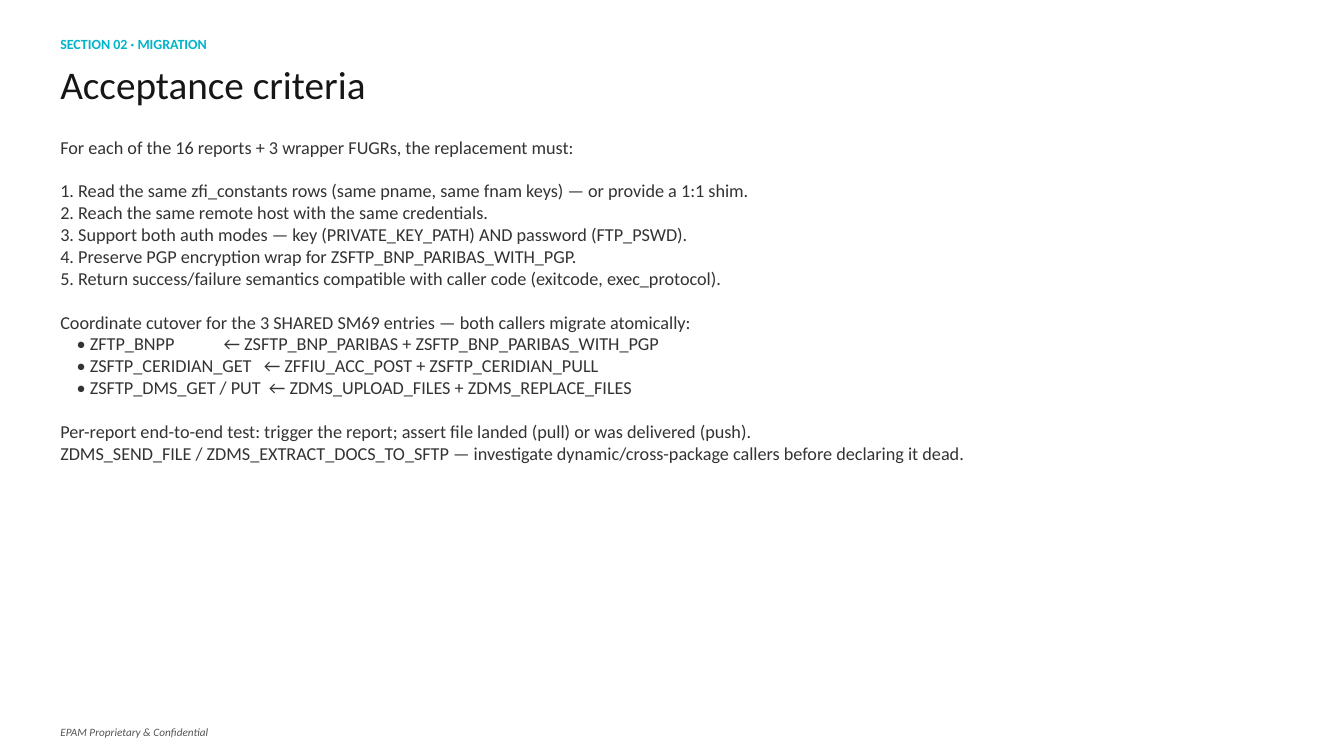
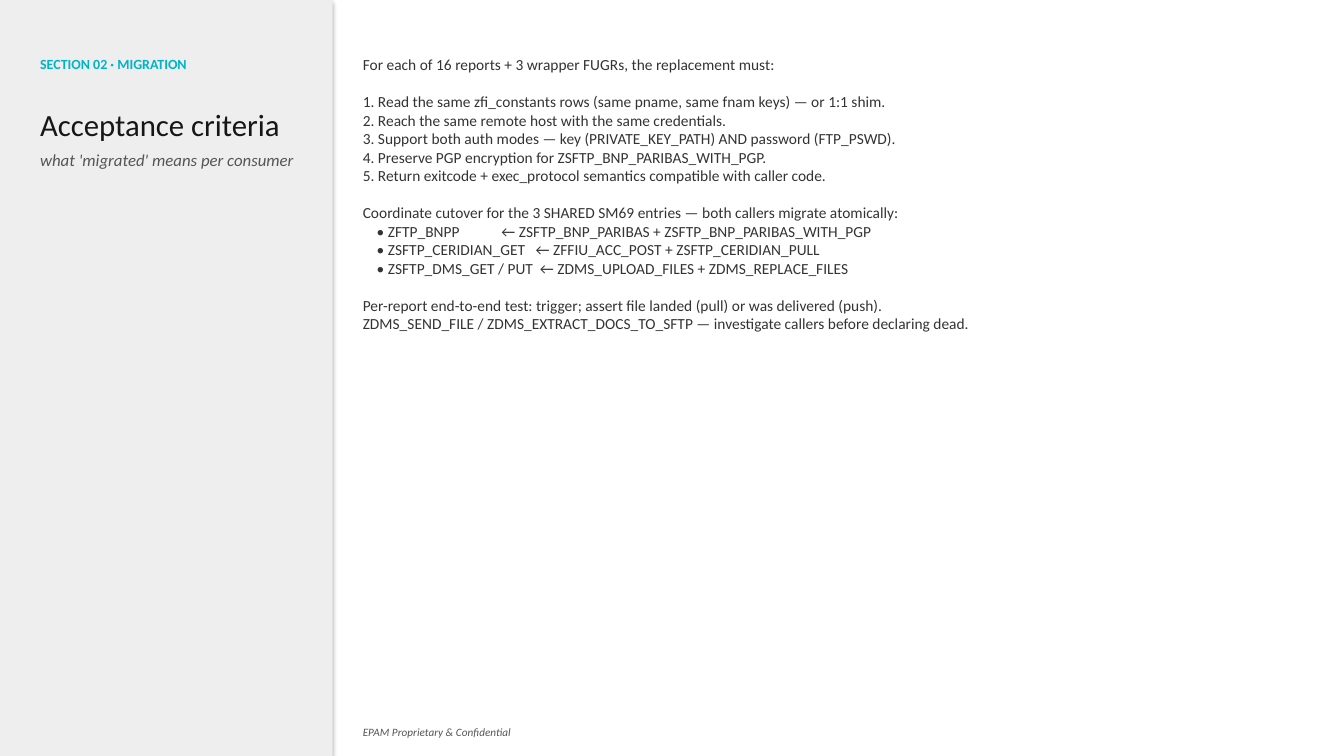
Before and after one commit to fr0ster/cloud-llm-hub, a slide deck: slide 10 of docs/tutorials/codebase-analysis/examples/report.pptx. Drawn at 1344x756 pixels with LibreOffice and Linux fonts; fonts in the diff are those of the drawing. Boxes give left, top, right and bottom in pixels: in the first picture for what was removed or moved away, otherwise in the second. Text is boxed around its words. In the diff, an @@ line names an element or a change of style, - is before the commit and + after.

```diff
--- a/docs/tutorials/codebase-analysis/examples/report.pptx
+++ b/docs/tutorials/codebase-analysis/examples/report.pptx
@@ rectangle added at box(0, 0, 333, 756), fill #EEEEEE @@
@@ text "SECTION 02 · MIGRATION": place and size @@
-text "SECTION 02 · MIGRATION" at box(60, 39, 207, 49)
+text "SECTION 02 · MIGRATION" at box(40, 60, 186, 69)
@@ text "For each of 16 reports ...": place and size @@
-text "For each of 16 reports ..." at box(60, 141, 963, 463)
+text "For each of 16 reports ..." at box(363, 59, 968, 332)
@@ text at box(363, 59, 885, 110): text changed; size 13 to 11 pt @@
-For each of the 16 reports + 3 wrapper FUGRs, the replacement must:
-1. Read the same zfi_constants rows (same pname, same fnam keys) — or provide a 1:1 shim.
+For each of 16 reports + 3 wrapper FUGRs, the replacement must:
+1. Read the same zfi_constants rows (same pname, same fnam keys) — or 1:1 shim.
@@ text removed at box(60, 72, 366, 106) @@
-Acceptance criteria
@@ text added at box(40, 115, 293, 169), 12 pt, text #555555, italic @@
+Acceptance criteria
+what 'migrated' means per consumer
@@ text at box(363, 115, 898, 276): size 13 to 11 pt in "2. Reach the same remote host with ...", "3. Support both auth modes — key ...", "Coordinate cutover for the 3 SHARED SM69 ...", "• ZFTP_BNPP ← ZSFTP_BNP_PARIBAS + ZSFTP_BNP_PARIBAS_WITH_PGP" and 2 more places @@
@@ text at box(363, 152, 826, 184): text changed; size 13 to 11 pt @@
-4. Preserve PGP encryption wrap for ZSFTP_BNP_PARIBAS_WITH_PGP.
-5. Return success/failure semantics compatible with caller code (exitcode, exec_protocol).
+4. Preserve PGP encryption for ZSFTP_BNP_PARIBAS_WITH_PGP.
+5. Return exitcode + exec_protocol semantics compatible with caller code.
@@ text at box(363, 300, 968, 332): text changed; size 13 to 11 pt @@
-Per-report end-to-end test: trigger the report; assert file landed (pull) or was delivered (push).
-ZDMS_SEND_FILE / ZDMS_EXTRACT_DOCS_TO_SFTP — investigate dynamic/cross-package callers before declaring it dead.
+Per-report end-to-end test: trigger; assert file landed (pull) or was delivered (push).
+ZDMS_SEND_FILE / ZDMS_EXTRACT_DOCS_TO_SFTP — investigate callers before declaring dead.
@@ text "EPAM Proprietary & Confidential": place and size @@
-text "EPAM Proprietary & Confidential" at box(60, 728, 208, 738)
+text "EPAM Proprietary & Confidential" at box(363, 728, 511, 738)
```
Also in this commit, not shown: 10 other slides changed, 21 other files.
